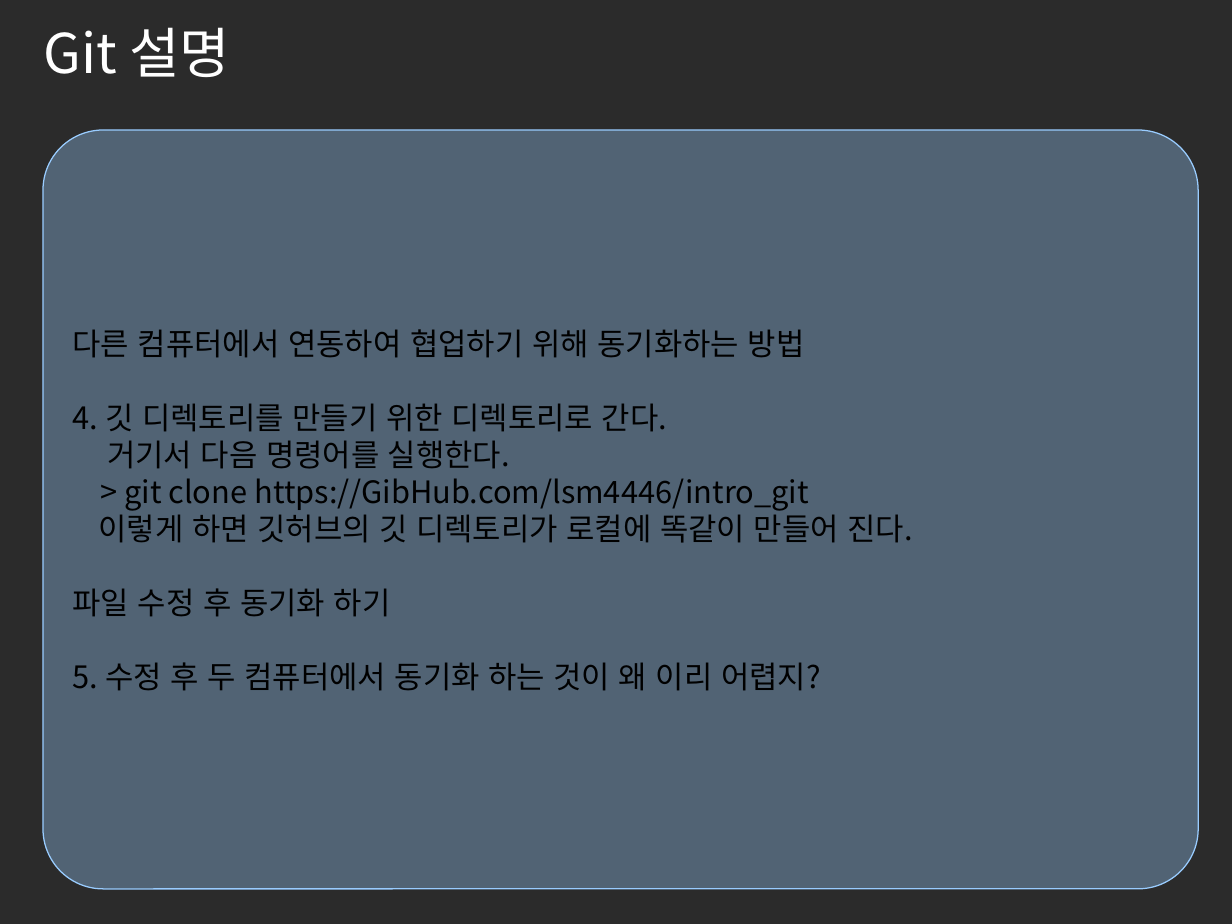
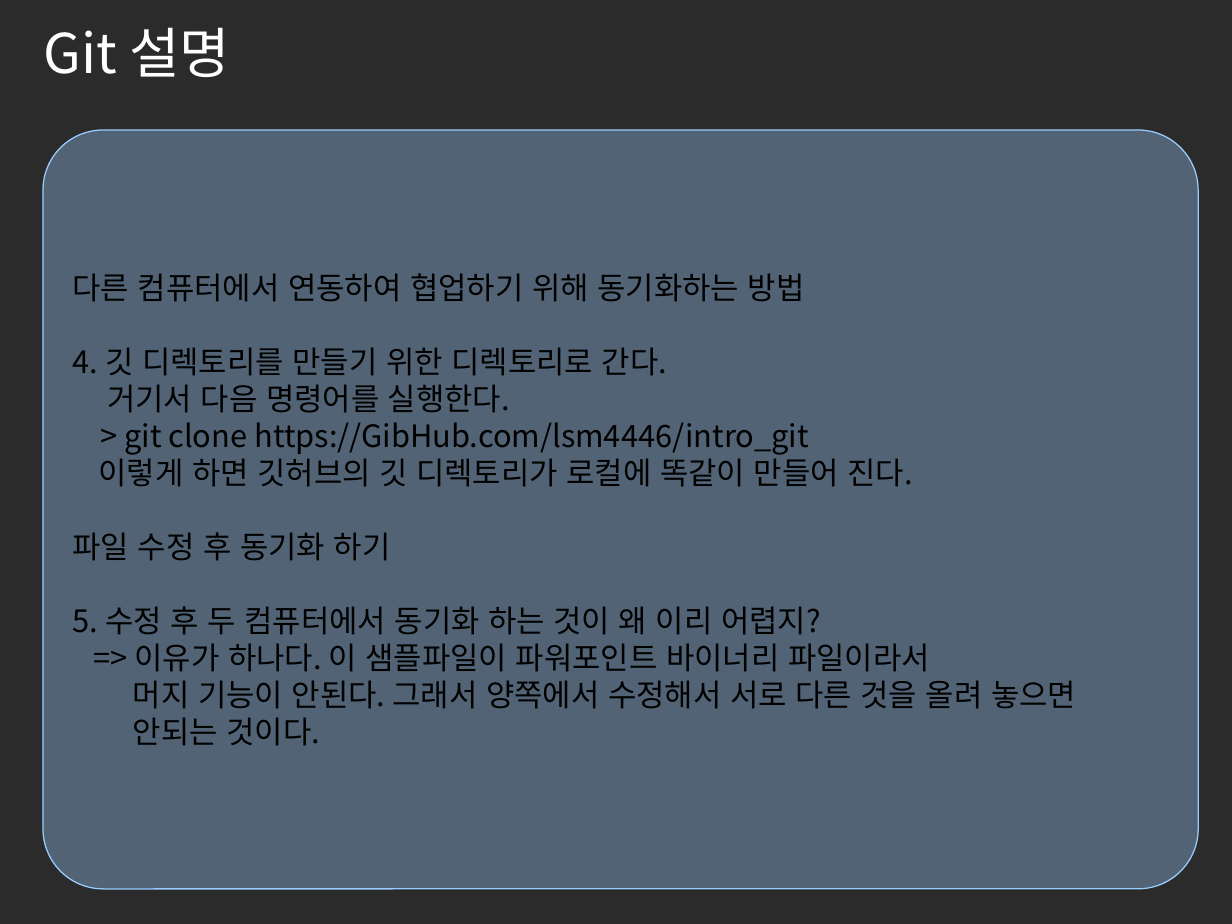
Before and after one commit to lsm4446/intro_git, a slide deck: slide 3 of Git_Intro.ppt. Drawn at 1232x924 pixels with LibreOffice and Linux fonts; fonts in the diff are those of the drawing; background and template pictures are left out; a plain dark background stands for a picture behind light text. Boxes give left, top, right and bottom in pixels: in the first picture for what was removed or moved away, otherwise in the second. Text is boxed around its words. In the diff, an @@ line names an element or a change of style, - is before the commit and + after.

Commit message:
내용 추가
내용을 추가하여 올림

```diff
--- a/Git_Intro.ppt
+++ b/Git_Intro.ppt
@@ text in rounded rectangle at bbox=[133, 643, 1076, 746]: paragraphs added @@
+=> 이유가 하나다. 이 샘플파일이 파워포인트 바이너리 파일이라서
+머지 기능이 안된다. 그래서 양쪽에서 수정해서 서로 다른 것을 올려 놓으면
+안되는 것이다.
```
